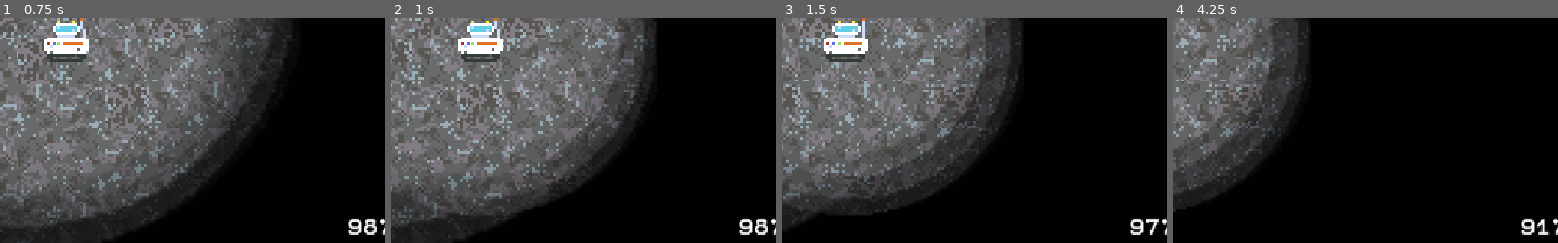
Above: before the commit, frames 1-4 (left to right).
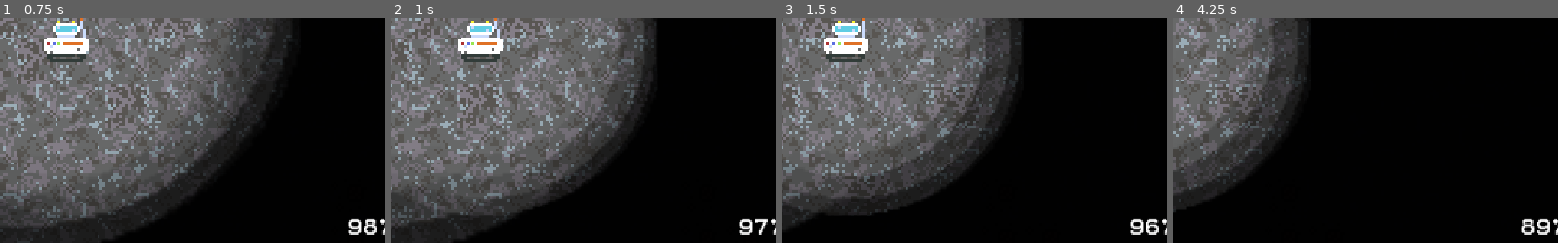
Above: after the commit, the same moments.

Repository: DanielDe8/Moonrunner
Game: Godot game, scene res://Scenes/Main.tscn
Two runs of this game, one before a commit and one after it. Both use one fixed random seed, a clock stepped at 60 frames per second and the inputs below.
Inputs (mouse positions are % of the whole screen's width and height, from its top left):
- Up to frame 1 (0.75 s): tap Enter at 0.5 s; move the mouse to (75, 45) at 0.52 s; hold Right (right) from 0.53 s (still down); hold M (mine, bound only after the commit) from 0.53 s (still down); click (75, 45) at 0.67 s
- Up to frame 2 (1 s): keep holding Right (right); keep holding M (mine, bound only after the commit)
- Up to frame 3 (1.5 s): release Right (right) at 1.25 s; release M (mine, bound only after the commit) at 1.25 s; drag from (31, 55) to (81, 94) at 1.27 s
- Up to frame 4 (4.25 s): move the mouse to (62, 28) at 2.02 s; hold Right (right) 2.03-2.75 s; hold M (mine, bound only after the commit) 2.03-2.75 s; drag from (47, 70) to (58, 85) at 2.77 s; move the mouse to (83, 65) at 3.52 s; hold Left (left) from 3.53 s (still down); hold M (mine, bound only after the commit) from 3.53 s (still down)
The pictures show only the part of the screen within x 48-98%, y 45-95%; the shares and areas given below are measured in that part.

Frame 1 is identical in both runs. In frame 2, 0.2% of the frame differs, in the area x 94-98%, y 89-97%; in frame 3, 0.2%; in frame 4, 0.3%, in the area x 90-98%, y 89-97%.

Commit message:
add basic mining logic

Diff:
--- a/Scripts/collectable.gd
+++ b/Scripts/collectable.gd
@@ -6,21 +6,11 @@
 @export var max_cluster_size: int = 5
 @export var min_distance: int = 5
 @export var max_distance: int = -1
-@export var collect_delay: float = 1.0   # seconds to wait before the ore is collected
-
-var _collecting: bool = false
+@export var hp: float = 1.0   # seconds to wait before the ore is collected
 
 
-func _ready() -> void:
-	body_entered.connect(_on_body_entered)
+func mine(delta: float) -> void:
+	hp -= delta
 
-
-func _on_body_entered(body: Node2D) -> void:
-	if _collecting:
-		return
-	if body.is_in_group("Player") or body.name == "Player":
-		_collecting = true
-		if body.has_method("play_mining"):
-			body.play_mining()
-		await get_tree().create_timer(collect_delay).timeout
+	if hp <= 0.0:
 		queue_free()
--- a/Scripts/player.gd
+++ b/Scripts/player.gd
@@ -11,6 +11,8 @@
 @export var idle_battery_consumption: float = 1.0
 @export var moving_battery_consumption: float = 3.0
 @export var warp_battery_consumption: float = 10.0
+@export var mining_battery_consumption: float = 20.0
+@export var is_mining = false
 
 var battery_life = max_battery_life
 
@@ -40,9 +42,19 @@
 			target_zoom = clamp(target_zoom - zoom_step, min_zoom, max_zoom)
 
 
-func get_input():
+func get_input() -> void:
 	var input_direction = Input.get_vector("left", "right", "up", "down")
 	velocity = input_direction * speed
+
+
+func check_mining(delta: float) -> void:
+	is_mining = false
+
+	if Input.is_action_pressed("mine"):
+		for collectable in get_tree().get_nodes_in_group("Collectables"):
+			if collectable.overlaps_body(self):
+				is_mining = true
+				collectable.mine(delta)
 
 
 func _physics_process(delta: float) -> void:
@@ -85,10 +97,12 @@
 	# Battery
 	if charging_area.overlaps_body(self):
 		battery_life = min(battery_life + delta * 10, max_battery_life)
-	elif velocity == Vector2.ZERO:
+	else:
 		battery_life -= idle_battery_consumption * delta
-	else:
-		battery_life -= moving_battery_consumption * delta
+		if velocity != Vector2.ZERO:
+			battery_life -= moving_battery_consumption * delta
+		if is_mining:
+			battery_life -= mining_battery_consumption * delta
 
 	var battery_percentage = (battery_life / max_battery_life)
 	$BatteryAnimation.frame = battery_percentage * ($BatteryAnimation.sprite_frames.get_frame_count($BatteryAnimation.animation) - 1)
@@ -100,4 +114,6 @@
 		global_position = charging_area.global_position
 		battery_life = max_battery_life
 
+	check_mining(delta)
+
 	move_and_slide()
--- a/project.godot
+++ b/project.godot
@@ -55,6 +55,11 @@
 , Object(InputEventKey,"resource_local_to_scene":false,"resource_name":"","device":-1,"window_id":0,"alt_pressed":false …(183 unchanged characters)…
 ]
 }
+mine={
+"deadzone": 0.2,
+"events": [Object(InputEventKey,"resource_local_to_scene":false,"resource_name":"","device":-1,"window_id":0,"alt_pressed":false,"shift_pressed":false,"ctrl_pressed":false,"meta_pressed":false,"pressed":false,"keycode":0,"physical_keycode":77,"key_label":0,"unicode":109,"location":0,"echo":false,"script":null)
+]
+}
 
 [physics]
 
